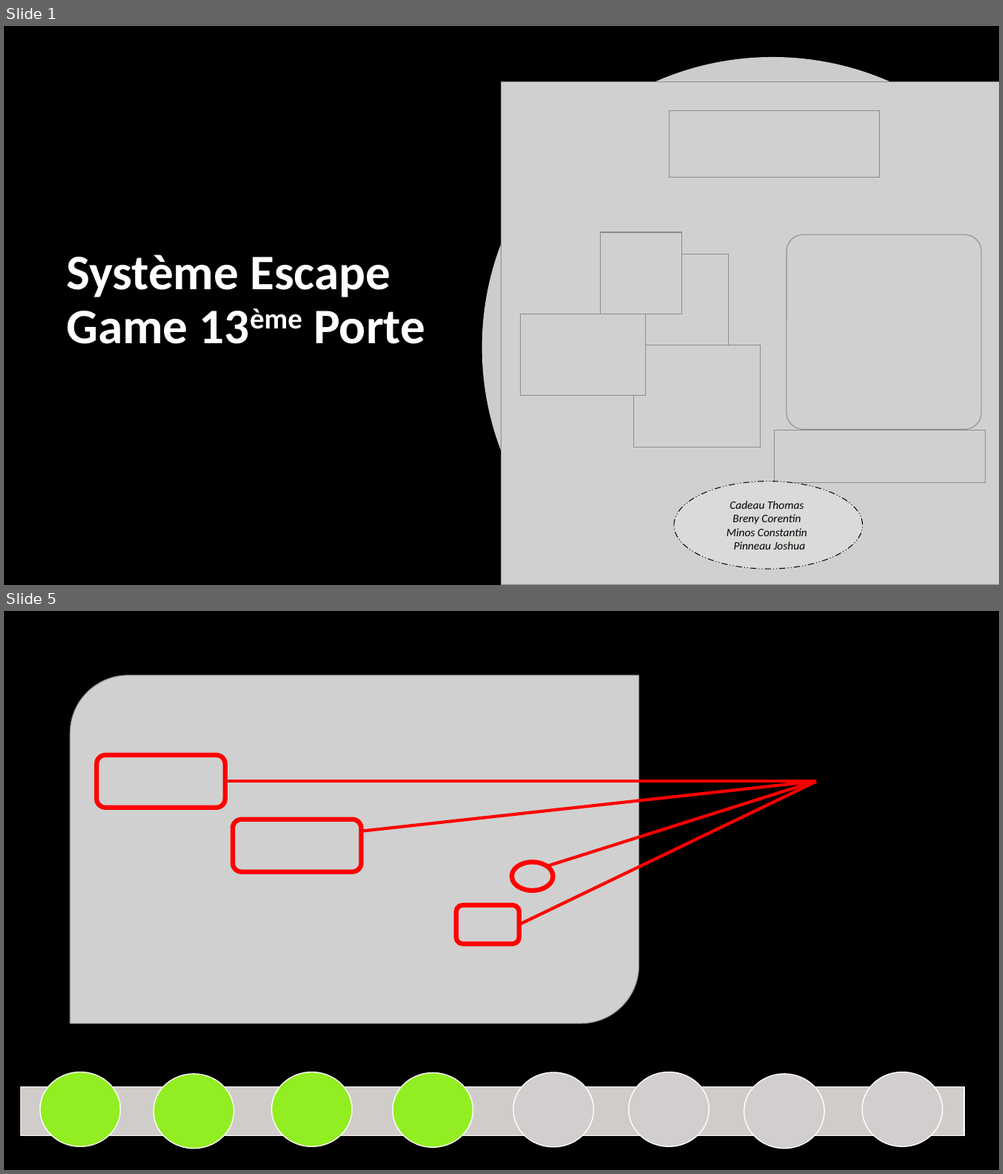
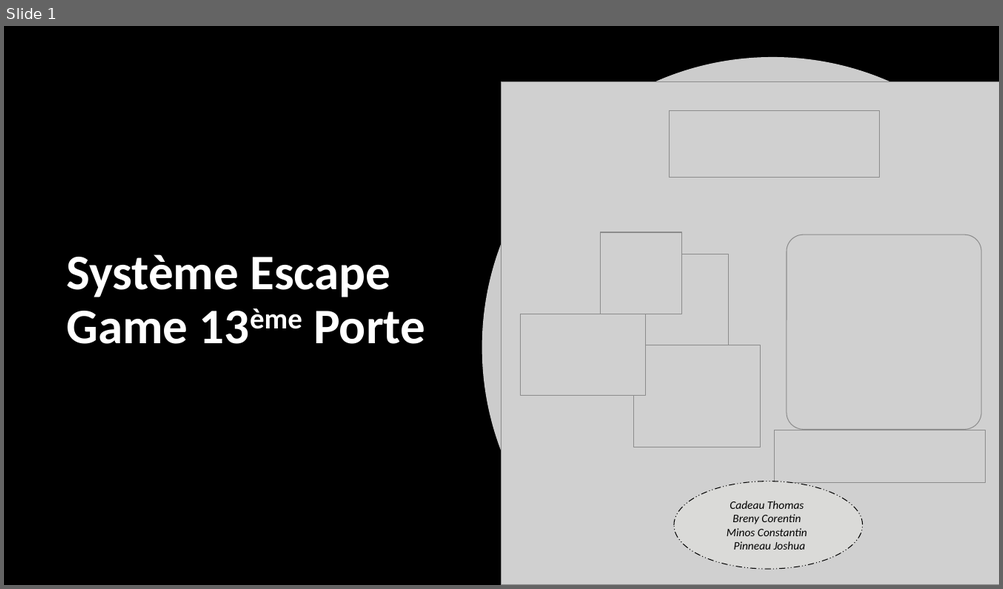
Before and after one commit to corentin-breny/Systeme_Escape_Game_13emePorte, a slide deck: Etudiants/Constantin/Constantin.MInos.RDPno1.pptx. Shown one above the other, each under a label of ours: slides 1 and 5 before the commit, slide 1 after it; the slides between them are not shown. The pictures are 1003x1174 and 1003x589 pixels, drawn with LibreOffice and Linux fonts; fonts in the diff are those of the drawing; grey boxes stand for pictures; background and template pictures are left out. Boxes give left, top, right and bottom in pixels: in the first picture for what was removed or moved away, otherwise in the second. Text is boxed around its words. In the diff, an @@ line names an element or a change of style, - is before the commit and + after.

```diff
--- a/Etudiants/Constantin/Constantin.MInos.RDPno1.pptx
+++ b/Etudiants/Constantin/Constantin.MInos.RDPno1.pptx
@@ slide 5 removed at (4, 611, 999, 1170), background picture (left out) @@
@@ rectangle removed at (4, 611, 999, 1170) @@
@@ picture removed at (70, 675, 638, 1024) @@
@@ rounded rectangle removed at (96, 755, 225, 807) @@
@@ line removed from (225, 782) to (816, 782) @@
@@ line removed from (361, 831) to (816, 781) @@
@@ line removed from (519, 925) to (816, 782) @@
@@ line removed from (547, 866) to (816, 781) @@
@@ rounded rectangle removed at (233, 820, 361, 872) @@
@@ ellipse removed at (512, 863, 552, 891) @@
@@ rounded rectangle removed at (456, 906, 519, 945) @@
@@ ellipse removed at (40, 1073, 120, 1147) @@
@@ ellipse removed at (153, 1074, 234, 1149) @@
@@ ellipse removed at (272, 1073, 353, 1147) @@
@@ ellipse removed at (392, 1073, 473, 1148) @@
@@ ellipse removed at (514, 1073, 595, 1147) @@
@@ ellipse removed at (629, 1073, 709, 1147) @@
@@ ellipse removed at (744, 1074, 825, 1149) @@
@@ ellipse removed at (862, 1073, 942, 1147) @@
@@ rectangle removed at (20, 1087, 964, 1136) @@
```
Also in this commit, not shown: 4 slides changed, 4 slides added, 3 other slides removed, 1 other file.
